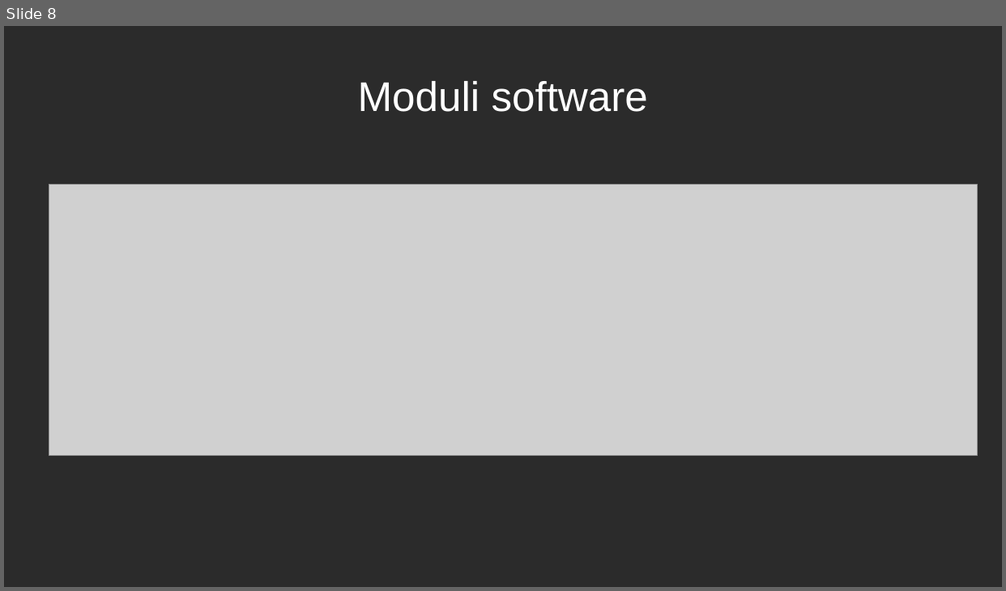
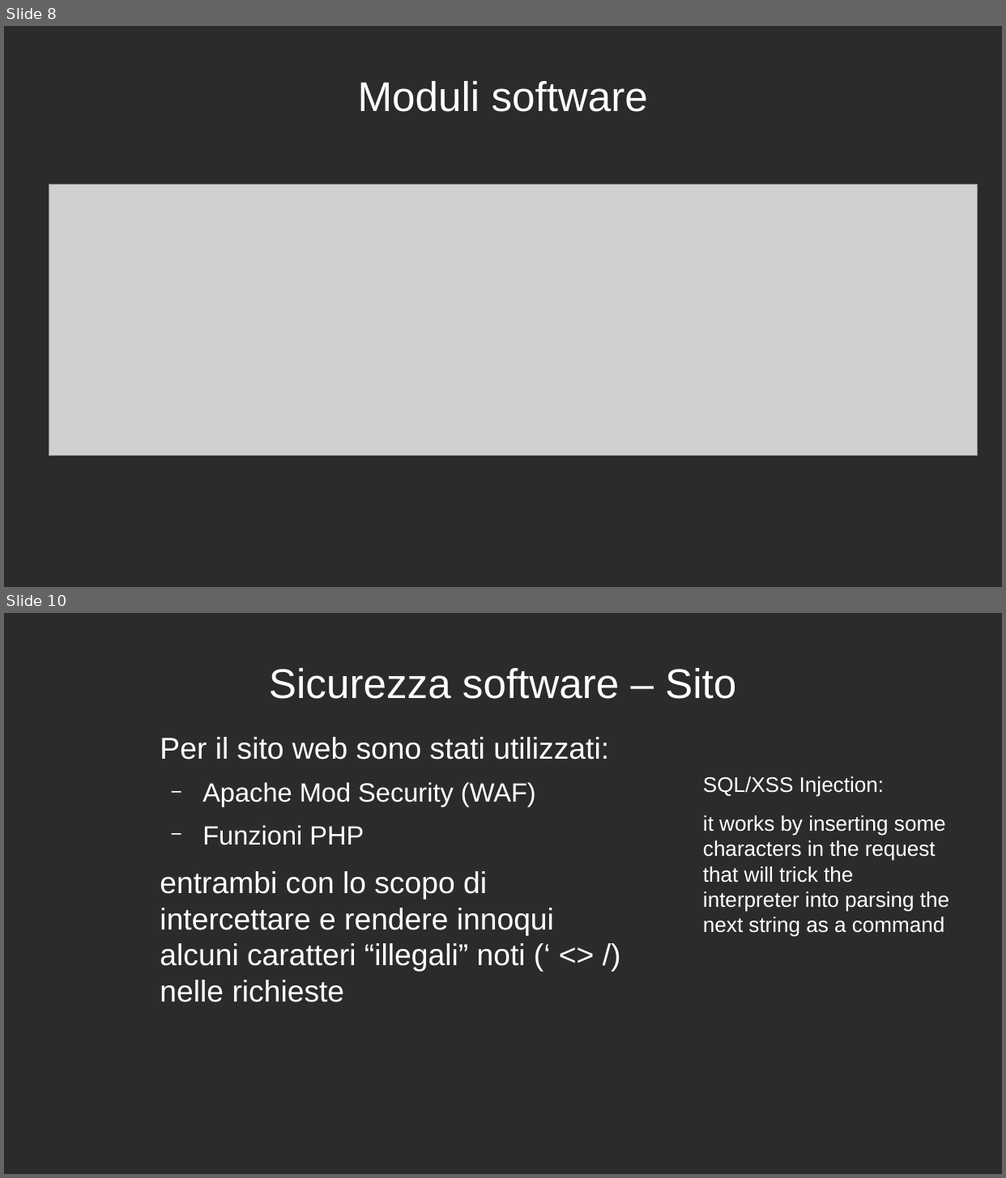
Before and after one commit to WAPEETY/media-way, a slide deck: proof_of_concept/esame_di_stato.odp. Shown one above the other, each under a label of ours: slide 8 before the commit, slides 8 and 10 after it; the slides between them are not shown. The pictures are 1006x591 and 1006x1178 pixels, drawn with LibreOffice and Linux fonts; fonts in the diff are those of the drawing; grey boxes stand for pictures; background and template pictures are left out; a plain dark background stands for a picture behind light text. Boxes give left, top, right and bottom in pixels: in the first picture for what was removed or moved away, otherwise in the second. Text is boxed around its words. In the diff, an @@ line names an element or a change of style, - is before the commit and + after.

```diff
--- a/proof_of_concept/esame_di_stato.odp
+++ b/proof_of_concept/esame_di_stato.odp
@@ slide 10 added at <box>4,613,1002,1174</box>, background picture (left out) @@
@@ title added at <box>269,668,736,699</box>, 33 pt, text #FFFFFF @@
+Sicurezza software – Sito
@@ text added at <box>160,737,609,1003</box>, 24 pt, text #FFFFFF @@
+Per il sito web sono stati utilizzati:
+  − Apache Mod Security (WAF)
+  − Funzioni PHP
+entrambi con lo scopo di intercettare e rendere innoqui alcuni caratteri “illegali” noti (‘ <> /) nelle richieste
@@ text added at <box>703,777,949,937</box>, 16.8 pt, text #FFFFFF @@
+SQL/XSS Injection:
+it works by inserting some characters in the request that will trick the interpreter into parsing the next string as a command
```
Also in this commit, not shown: 4 slides changed, 3 other slides added, 1 slide removed, 1 other file.
